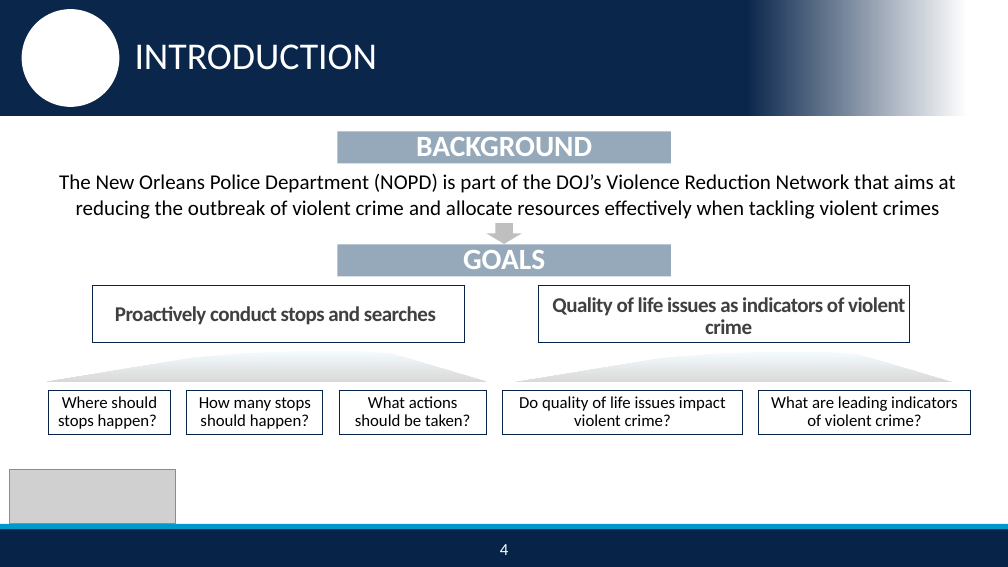
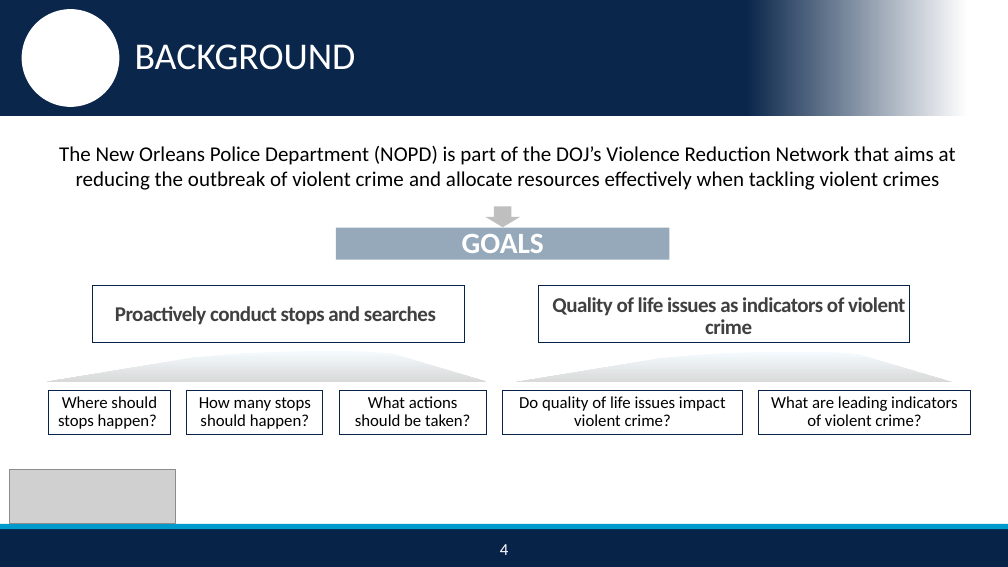
Before and after one commit to nikhilba/NOLA, a slide deck: slide 5 of Presentation/NOLA_Midterm_Presentation_v1.2.pptx. Drawn at 1008x567 pixels with LibreOffice and Linux fonts; fonts in the diff are those of the drawing; grey boxes stand for pictures; background and template pictures are left out. Boxes give left, top, right and bottom in pixels: in the first picture for what was removed or moved away, otherwise in the second. Text is boxed around its words. In the diff, an @@ line names an element or a change of style, - is before the commit and + after.

```diff
--- a/Presentation/NOLA_Midterm_Presentation_v1.2.pptx
+++ b/Presentation/NOLA_Midterm_Presentation_v1.2.pptx
@@ text at [135,44,356,70]: text changed @@
-INTRODUCTION
+BACKGROUND
@@ text "The New Orleans Police Department ...": place and size @@
-text "The New Orleans Police Department ..." at [59,174,956,219]
+text "The New Orleans Police Department ..." at [59,146,956,190]
@@ rectangle removed at [337,132,671,163] @@
-BACKGROUND
@@ down arrow: place and size @@
-down arrow at [487,223,522,244]
+down arrow at [485,206,520,228]
@@ rectangle "GOALS": place and size @@
-rectangle "GOALS" at [337,244,671,276]
+rectangle "GOALS" at [336,228,669,259]
```
Also in this commit, not shown: 4 other slides changed.
